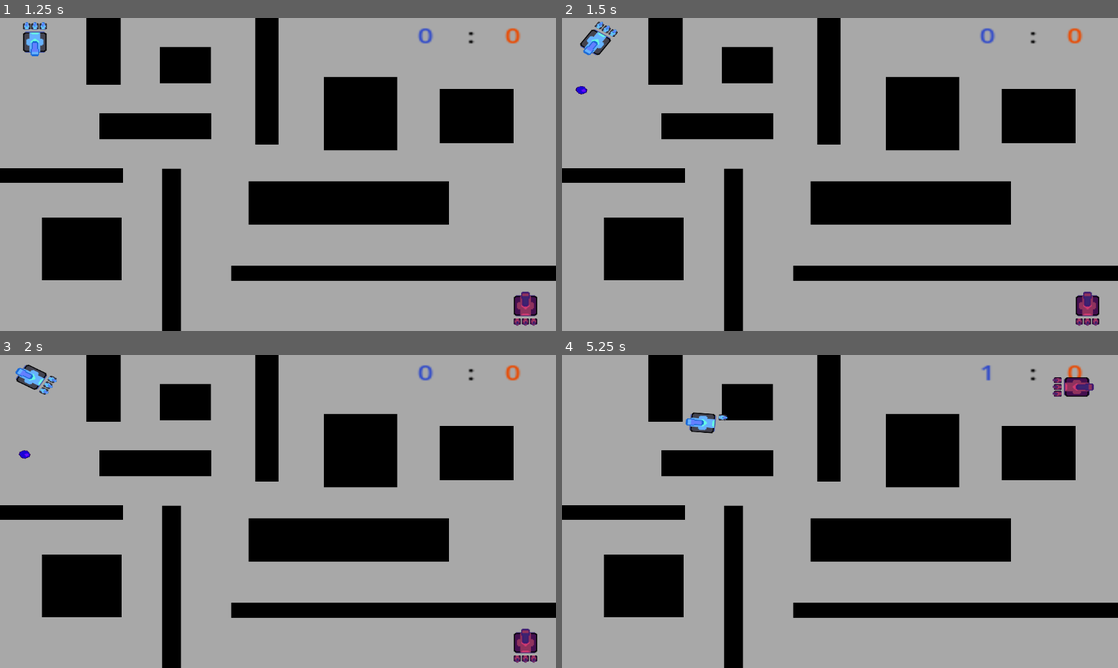
Above: before the commit, frames 1-4 (two rows, left to right).
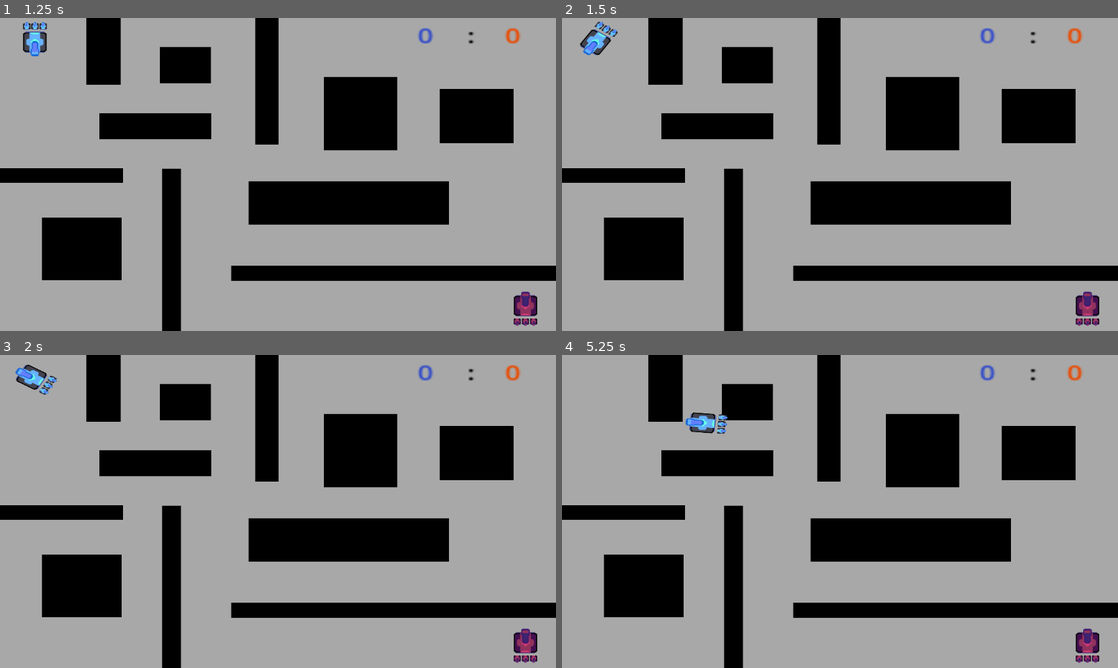
Above: after the commit, the same moments.

Repository: ThePotato-UI/m_naloga
Game: Godot game, scene res://Scene/glava.tscn
The game is run twice, just before and just after one commit, with the same random seed, the same clock (stepped at 60 frames per second) and the same inputs.
Inputs:
- Up to frame 1 (1.25 s): click "Maturitetna naloga TANKIIII" at 0.5 s
- Up to frame 2 (1.5 s): tap Enter at 1.25 s; hold Right (RIGHT) from 1.28 s (still down); tap Ctrl (FIRE) at 1.35 s
- Up to frame 3 (2 s): keep holding Right (RIGHT)
- Up to frame 4 (5.25 s): release Right (RIGHT) at 2.03 s; hold Down (DOWN) 2.03-2.78 s; tap Space (SPACE) at 2.1, 3.6, 5.1 s; hold Right (RIGHT) 2.78-3.53 s; tap Ctrl (FIRE) at 2.85, 4.35 s; hold Up (UP) 3.53-4.28 s; hold Left (LEFT) from 4.28 s (still down)

Frame 1 is identical in both runs. In frame 2, less than 0.1% of the frame differs, in the area x 2-5%, y 21-25%; in frame 3, less than 0.1%; in frame 4, 0.9%, in the area x 27-97%, y 3-99%.
Error after the commit: Invalid access to property or key 'global_position' on a base object of type 'null instance'. (res://Koda/igralec_2.gd:74)

Commit message:
2.0
popravek imena

Diff:
--- a/Scene/Igralec_1.tscn
+++ b/Scene/Igralec_1.tscn
@@ -24,7 +24,7 @@
 rotation = 1.5708
 shape = SubResource("RectangleShape2D_n555e")
 
-[node name="Node2D" type="Node2D" parent="."]
+[node name="Točka(x,y)" type="Node2D" parent="."]
 position = Vector2(80, -1)
 
 [node name="Življenje" type="Area2D" parent="." groups=["Življenje 1"]]
--- a/Scene/igralec_2.tscn
+++ b/Scene/igralec_2.tscn
@@ -21,7 +21,7 @@
 position = Vector2(6.5, -3.5)
 shape = SubResource("RectangleShape2D_hkj2d")
 
-[node name="Node2D" type="Node2D" parent="."]
+[node name="Točka(x,y)" type="Node2D" parent="."]
 position = Vector2(70, -3)
 
 [node name="Življenje2" type="Area2D" parent="." groups=["Življenje 2"]]
